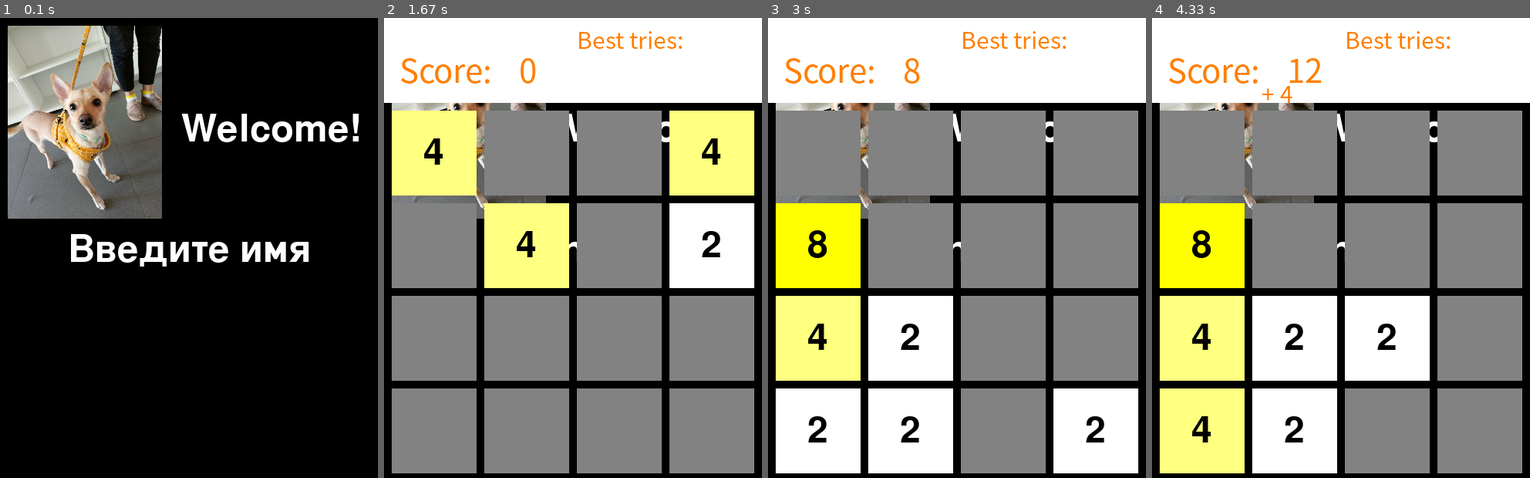
Above: before the commit, frames 1-4 (left to right).
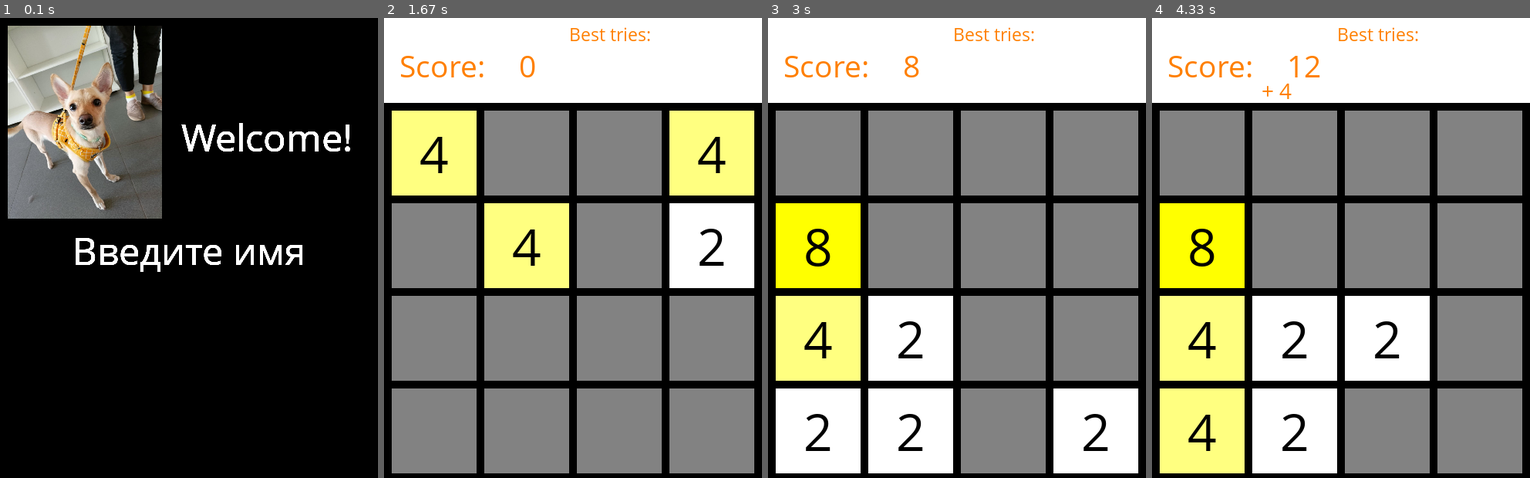
Above: after the commit, the same moments.

Repository: KonstantinGanzew/practic-on-pygame
Game: pygame game, started from 2048_project/main.py
The game is run twice, just before and just after one commit, with the same random seed, the same clock (stepped at 60 frames per second) and the same inputs.
Inputs:
- Up to frame 1 (0.1 s): no input
- Up to frame 2 (1.67 s): type "ann" at 0.33 s; tap Enter at 0.67 s; hold Right 0.88-1.35 s; hold Up from 1.43 s (still down)
- Up to frame 3 (3 s): release Up at 1.73 s; hold Right 1.77-2.23 s; hold Left 2.27-2.88 s; hold Down from 2.92 s (still down)
- Up to frame 4 (4.33 s): release Down at 3.7 s; hold Left from 3.73 s (still down)

The runs differ from the first frame. In frame 1, 3.9% of the frame differs, in the area x 18-95%, y 20-56%; in frame 2, 4.2%; in frame 3, 4.9%; in frame 4, 5.0%, in the area x 2-79%, y 2-95%.

Commit message:
конец

Diff:
--- a/2048_project/logics.py
+++ b/2048_project/logics.py
@@ -1,4 +1,6 @@
 import random
+import copy
+import os
 
 def pretty_print(mas):
     for row in mas:
@@ -35,6 +37,7 @@
     return empty
 
 def move_left(mas: list):
+    origin = copy.deepcopy(mas)
     delta = 0
     for row in mas:
         while 0 in row:
@@ -48,9 +51,10 @@
                 delta += mas[i][j]
                 mas[i].pop(j+1)
                 mas[i].append(0)
-    return mas, delta
+    return mas, delta, not origin == mas
 
 def move_right(mas):
+    origin = copy.deepcopy(mas)
     delta = 0
     for row in mas:
         while 0 in row:
@@ -64,7 +68,7 @@
                 delta += mas[i][j]
                 mas[i].pop(j-1)
                 mas[i].insert(0, 0)
-    return mas, delta
+    return mas, delta, not origin == mas
 
 def trans(m):
     res = []
@@ -77,19 +81,23 @@
 
 def move_up(mas):
     mas = trans(mas)
-    mas, delta = move_left(mas)
+    mas, delta, origin = move_left(mas)
     mas = trans(mas)
-    return mas, delta
+    return mas, delta, origin
 
 def move_down(mas):
     mas = trans(mas)
-    mas, delta = move_right(mas)
+    mas, delta, origin = move_right(mas)
     mas = trans(mas)
-    return mas, delta
+    return mas, delta, origin
 
 def can_move(mas):
     for i in range(3):
         for j in range(3):
             if mas[i][j] == mas[i][j + 1] or mas[i][j] == mas[i + 1][j]:
                 return True
+    for i in range(1, 4):
+        for j in range(1, 4):
+            if mas[i][j] == mas[i - 1][j] or mas[i][j] == mas[i][j - 1]:
+                return True
     return False
--- a/2048_project/main.py
+++ b/2048_project/main.py
@@ -2,6 +2,7 @@
 import pygame
 from logics import *
 from database import *
+import json
 
 GAMERS_DB = get_best()
 
@@ -19,21 +20,21 @@
     mas = insert_2_of_4(mas, x2, y2)
 
 def draw_top_gamers():
-    font_top = pygame.font.SysFont('simsun', 30)
-    font_gamer = pygame.font.SysFont('simsun', 24)
+    font_top = pygame.font.SysFont('comicsansms', 25)
+    font_gamer = pygame.font.SysFont('comicsansms', 20)
     text_head = font_top.render('Best tries: ', True, COLOR_TEXT)
-    screen.blit(text_head, (250, 5))
+    screen.blit(text_head, (240, 5))
     for index, gamer in enumerate(GAMERS_DB):
         name, score = gamer
         s = f'{index + 1}. {name} - {score}'
         text_gamer = font_gamer.render(s, True, COLOR_TEXT)
-        screen.blit(text_gamer, (250, 30 + 30 * index))
+        screen.blit(text_gamer, (240, 30 + 20 * index))
 
 def draw_interface(score, delta = 0):
     pygame.draw.rect(screen, WHITE, TITLE_REC)
-    font = pygame.font.SysFont('stxingkai', 70)
-    font_score = pygame.font.SysFont('simsun', 42)
-    font_delta = pygame.font.SysFont('simsun', 30)
+    font = pygame.font.SysFont('comicsansms', 70)
+    font_score = pygame.font.SysFont('comicsansms', 42)
+    font_delta = pygame.font.SysFont('comicsansms', 30)
     text_score = font_score.render('Score: ', True, COLOR_TEXT)
     text_score_value = font_score.render(f'{score}', True, COLOR_TEXT)
     screen.blit(text_score, (20, 35))
@@ -41,7 +42,6 @@
     if delta > 0:
         text_delta = font_delta.render(f' + {delta}', True, COLOR_TEXT)
         screen.blit(text_delta, (135, 75))
-    pretty_print(mas)
     draw_top_gamers()
     for row in range(BLOCKS):
         for column in range(BLOCKS):
@@ -55,8 +55,6 @@
                 text_x = w + (SIZE_BLOCK - font_w) / 2
                 text_y = h + (SIZE_BLOCK - font_h) / 2
                 screen.blit(text, (text_x, text_y))
-
-mas = None
 
 COLOR_TEXT = (255, 127, 0)
 COLORS = {
@@ -75,6 +73,19 @@
 }
 
 USERNAME = None
+mas = None
+score = None
+path = os.getcwd()
+if 'data.txt' in os.listdir():
+    with open('data.txt') as file:
+        data = json.load(file)
+        mas = data['mas']
+        score = data['score']
+        USERNAME = data['user']
+    full_path = os.path.join(path, 'data.txt')
+    os.remove(full_path)
+else:
+    init_const()
 WHITE = (255, 255, 255)
 GRAY = (130, 130, 130)
 BLACK = (0, 0, 0)
@@ -84,8 +95,6 @@
 WIDTH = BLOCKS * SIZE_BLOCK + (BLOCKS + 1) * MARGIN
 HEIGTH = WIDTH + 110
 TITLE_REC = pygame.Rect(0, 0, WIDTH, 110)
-score = None
-init_const()
 
 pygame.init()
 screen = pygame.display.set_mode((WIDTH, HEIGTH))
@@ -93,12 +102,11 @@
 
 def draw_intro():
     img2028 = pygame.image.load('2048_project\\dog.jpg')
-    font = pygame.font.SysFont('stxingkai', 72)
+    font = pygame.font.SysFont('comicsansms', 52)
     text_welcome = font.render('Welcome!', True, WHITE)
     name = 'Введите имя'
     is_find_name = False
     while not is_find_name:
-
         for event in pygame.event.get():
             if event.type == pygame.QUIT:
                 pygame.quit()
@@ -124,7 +132,6 @@
                         USERNAME = 'Чмо'
                         is_find_name = True
                         break
-        screen.fill(BLACK)
         text_name = font.render(name, True, WHITE)
         rect_name = text_name.get_rect()
         rect_name.center = screen.get_rect().center
@@ -132,43 +139,54 @@
         screen.blit(text_welcome, (235, 120))
         screen.blit(text_name, rect_name)
         pygame.display.update()
+    screen.fill(BLACK)
+
+def save_game():
+    data = {
+        'user': USERNAME,
+        'score': score,
+        'mas': mas
+    }
+    with open('data.txt', 'w') as outfile:
+        json.dump(data, outfile)
 
 def game_loop():
     global score, mas
     draw_interface(score)
     pygame.display.update()
-
+    is_mas_move = False
     while is_zero_in_mas(mas) or can_move(mas):
         for event in pygame.event.get():
             if event.type == pygame.QUIT:
+                save_game()
                 pygame.quit()
                 sys.exit(0)
             elif event.type == pygame.KEYDOWN:
                 delta = 0
                 if event.key == pygame.K_LEFT:
-                    mas, delta = move_left(mas)
+                    mas, delta, is_mas_move = move_left(mas)
                 elif event.key == pygame.K_RIGHT:
-                    mas, delta = move_right(mas)
+                    mas, delta, is_mas_move = move_right(mas)
                 elif event.key == pygame.K_UP:
-                    mas, delta = move_up(mas)
+                    mas, delta, is_mas_move = move_up(mas)
                 elif event.key == pygame.K_DOWN:
-                    mas, delta = move_down(mas)
-                if is_zero_in_mas(mas):
+                    mas, delta, is_mas_move = move_down(mas)
+                if is_zero_in_mas(mas) and is_mas_move:
                     empty = get_empty_list(mas)
                     random.shuffle(empty)
                     random_num = empty.pop()
                     x, y = get_index_from_number(random_num)
                     mas = insert_2_of_4(mas, x, y)
-                    print(f'Мы заполнили элемент под номером {random_num}')
+                    is_mas_move = False
                 score += delta
                 draw_interface(score, delta)
                 pygame.display.update()
     screen.fill(BLACK)
 
 def draw_game_over():
-    global USERNAME, mas
+    global USERNAME, mas, GAMERS_DB
     img2028 = pygame.image.load('2048_project\\dog.jpg')
-    font = pygame.font.SysFont('stxingkai', 65)
+    font = pygame.font.SysFont('comicsansms', 40)
     text_game_over = font.render('Game over!', True, WHITE)
     text_score = font.render(f'Вы набрали {score}', True, WHITE)
     text = 'Рекорд побит'
@@ -180,6 +198,7 @@
         text = f'Рекорд {best_score}'
     text_record = font.render(text, True, WHITE)
     insert_result(USERNAME, score)
+    GAMERS_DB = get_best()
     make_disicion = False
     while not make_disicion:
         for event in pygame.event.get():
Binary file changed: 2048.sqlite
